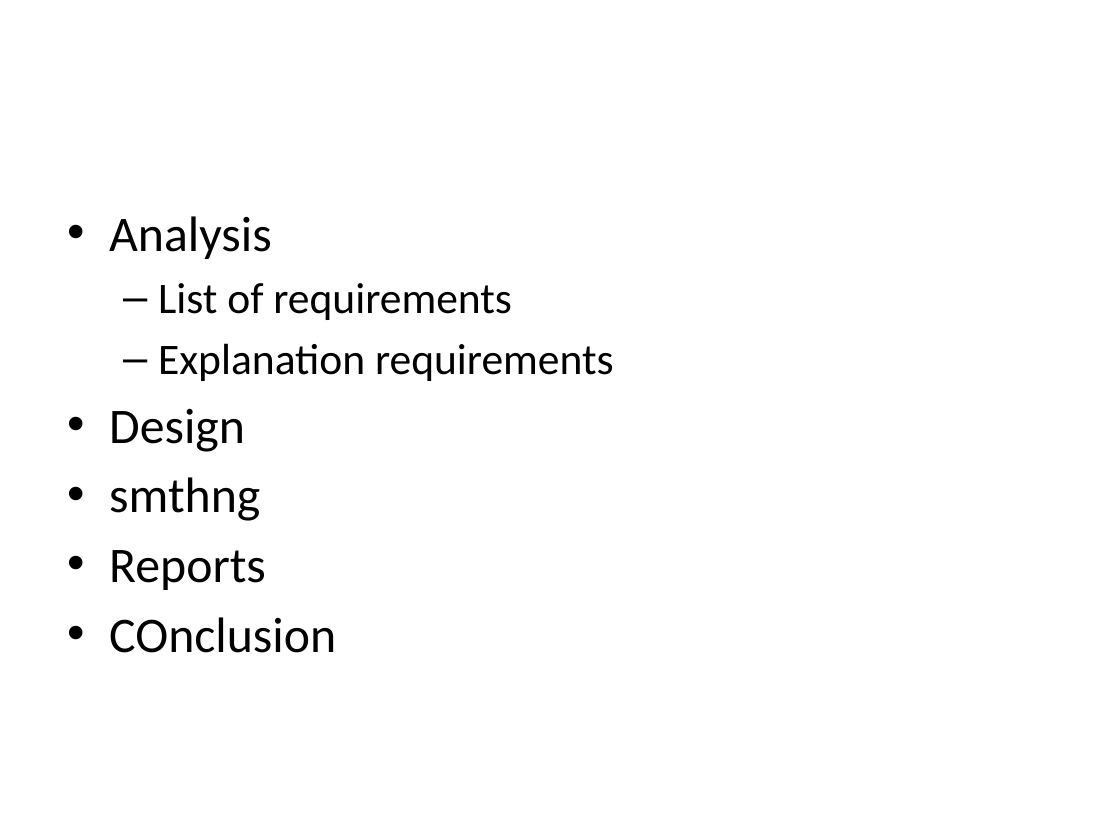
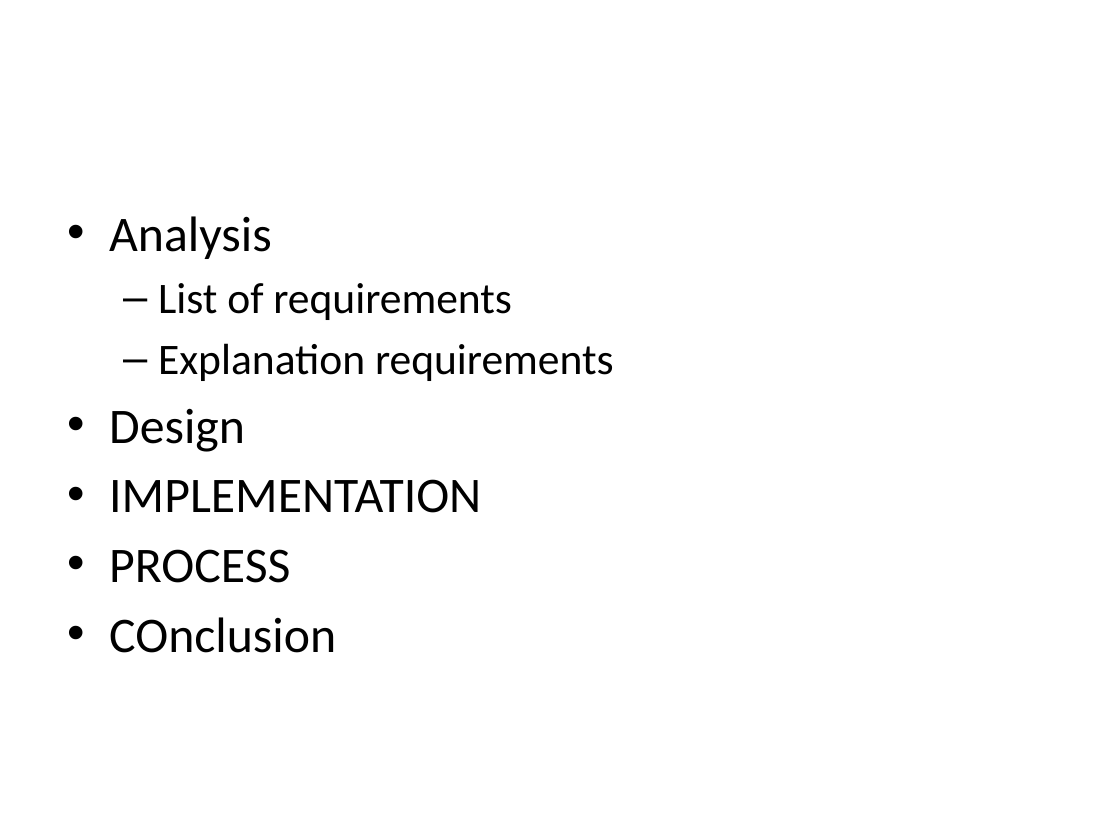
Before and after one commit to 11michi11/SEP1, a slide deck: slide 4 of Appendixes/Introduction_Conclusion.pptx. Drawn at 1120x840 pixels with LibreOffice and Linux fonts; fonts in the diff are those of the drawing. Boxes give left, top, right and bottom in pixels: in the first picture for what was removed or moved away, otherwise in the second. Text is boxed around its words. In the diff, an @@ line names an element or a change of style, - is before the commit and + after.

Commit message:
Little changes

```diff
--- a/Appendixes/Introduction_Conclusion.pptx
+++ b/Appendixes/Introduction_Conclusion.pptx
@@ text at bbox=[109, 479, 481, 583]: text changed @@
-• smthng
-• Reports
+• IMPLEMENTATION
+• PROCESS
```
